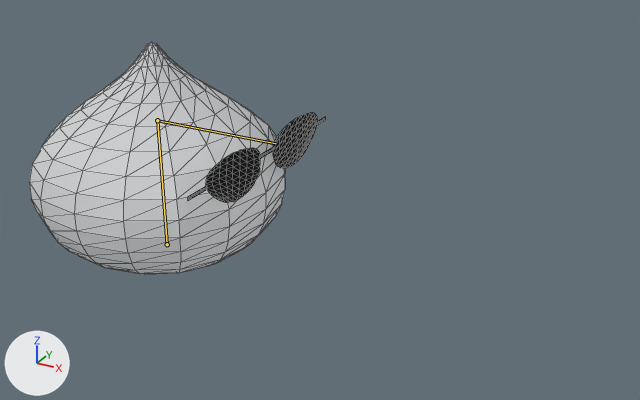
The glTF model Game/Content/res/Entities/Slime_Baked_Anim.gltf, before and after one commit.
Before and after are seen from a 50 mm camera at (4.02, -10.57, 6.73) aimed at (-1.85, 0.1, 1.4). The lights are fixed; the arrows at lower left show +X, +Y and +Z. The older version comes first. Both versions are drawn at frame 15 of the action 'Action_BounceForward'; the numbers are the values there. The bones that change, and the others that lie on the model, are drawn over the model as lines. Mesh edges are drawn as thin lines.

Objects in the first picture: 'Slime'.
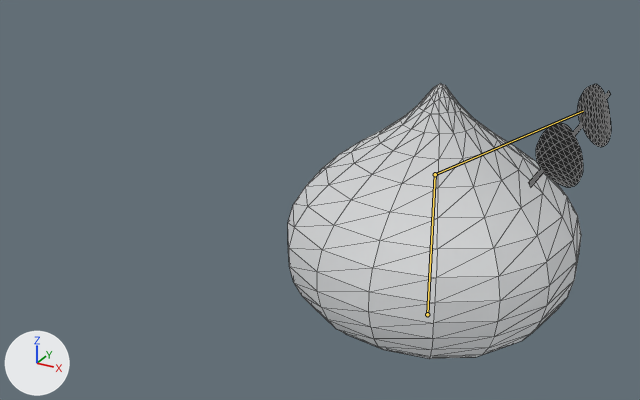
Commit message: Changes To Anim_Assets

The edits, one by one:
Bone 'Root' (bone_root) moves from (-4.741, 0.0, 0.0) to (0.0, 0.0, 0.0).
Bone 'Glasses' (bone_glasses) turns from (0, 0, 0) to (0, 0, 33) degrees about its own x, y and z.

Where the change shows, as pixel boxes [x1, y1, x2, y2] in the pictures (640 x 400 px):
'Slime', posed (9% wider, 19% taller): before [29, 42, 325, 274]; after [288, 83, 611, 359]
bone 'Root', root to tip: before (167, 244) to (157, 120); after (427, 314) to (435, 174)
bone 'Glasses', root to tip: before (157, 120) to (275, 143); after (435, 174) to (583, 111)
